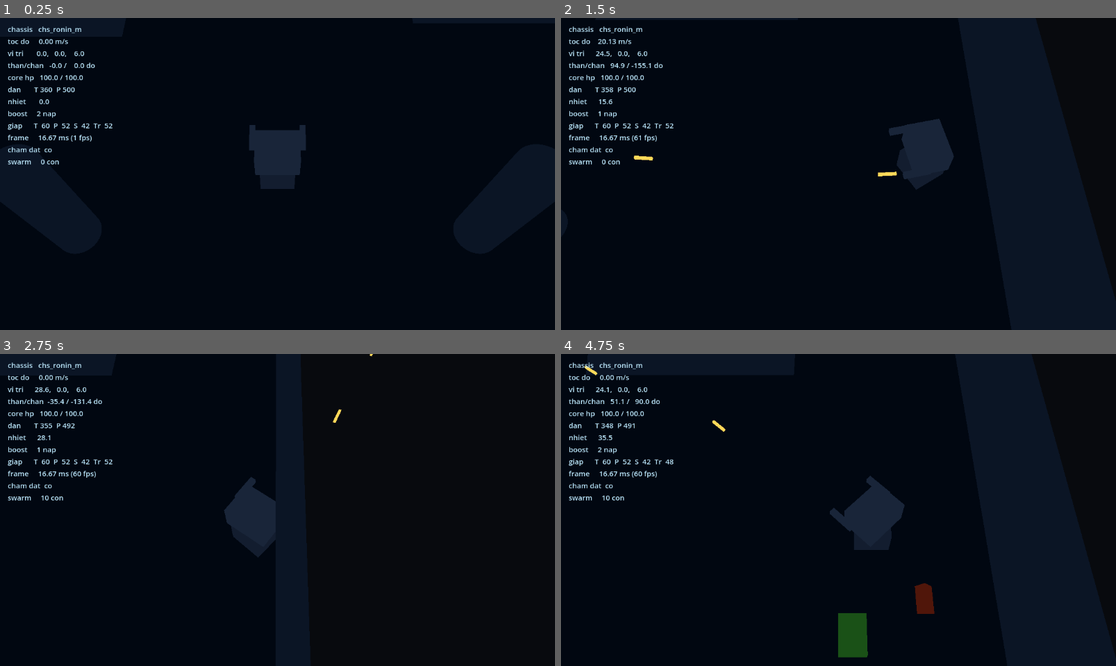
Above: before the commit, frames 1-4 (two rows, left to right).
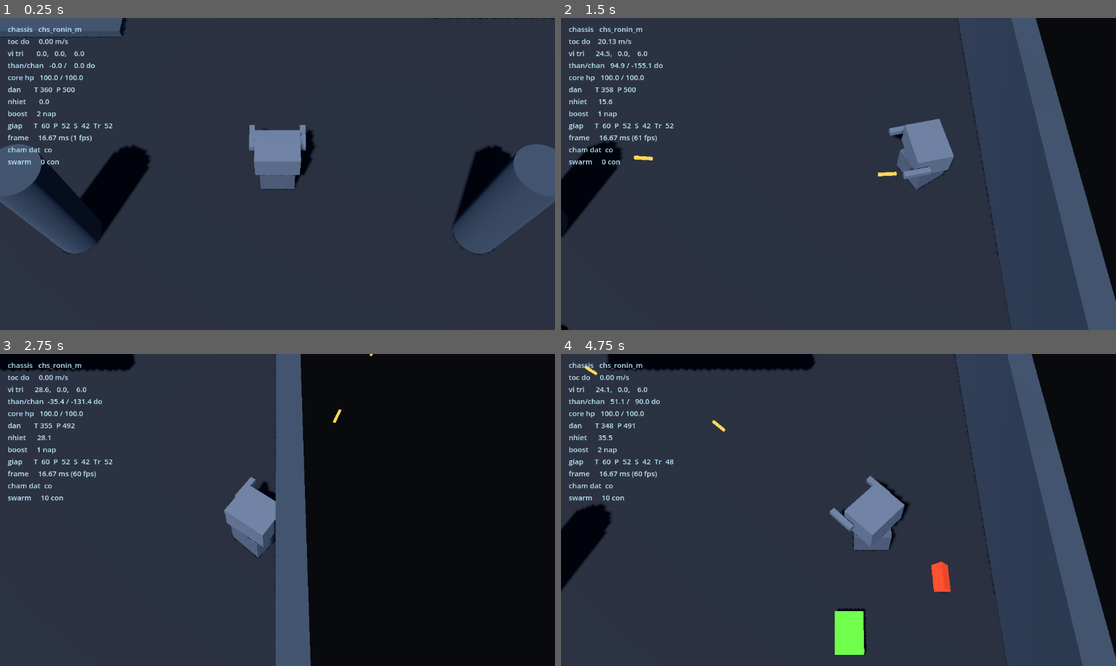
Above: after the commit, the same moments.

Repository: dat-j/AlienShooter
Game: Godot game, scene res://scenes/main/test_arena.tscn
The game is run twice, just before and just after one commit, with the same random seed, the same clock (stepped at 60 frames per second) and the same inputs.
Inputs (mouse positions are in pixels of both pictures, inside the frame that each line leads up to):
- Up to frame 1 (0.25 s): no input
- Up to frame 2 (1.5 s): tap Enter at 0.5 s; move the mouse to (960, 158) at 0.52 s; hold D (move_right) 0.53-1.25 s; tap Space (boost) at 0.6 s; click (960, 158) at 0.67 s; drag from (727, 189) to (810, 236) at 1.27 s
- Up to frame 3 (2.75 s): move the mouse to (333, 441) at 2.02 s; hold D (move_right) from 2.03 s (still down); hold Right mouse button (fire_right) from 2.03 s (still down)
- Up to frame 4 (4.75 s): release D (move_right) at 2.75 s; release Right mouse button (fire_right) at 2.75 s; drag from (810, 572) to (672, 463) at 2.77 s; move the mouse to (1005, 556) at 3.52 s; hold A (move_left) 3.53-4.25 s; tap Q (module_1) at 3.6 s; drag from (672, 463) to (755, 432) at 4.27 s

The runs differ from the first frame. In frame 1, 95% of the frame differs, in the area x 0-100%, y 0-100%; in frame 2, 91%; in frame 3, 54%; in frame 4, 90%.

Commit message:
fix: đèn sân tập chiếu ngược lên trời làm cả cảnh đen sì
Hằng số Transform3D trong .tscn là row-major, không phải theo trục — ma trận
xoay tự tính lúc sinh scene bị chuyển vị nên DirectionalLight3D chiếu lên
trời và ambient lấy từ sky trong khi nền là màu đặc. Kết quả: chỉ vật liệu
unshaded (đạn) hiện lên.

Đèn và dốc nay khai báo bằng rotation_degrees để Godot tự dựng basis; ambient
chuyển sang nguồn COLOR. Thêm tools/capture_frame.gd để chụp thẳng khung hình
và cảnh báo khi đèn chiếu sai chiều hoặc không có camera.

Co-Authored-By: Claude Opus 5 <noreply@anthropic.com>

Diff:
--- a/scenes/main/test_arena.tscn
+++ b/scenes/main/test_arena.tscn
@@ -10,9 +10,9 @@
 [sub_resource type="Environment" id="Environment_arena"]
 background_mode = 1
 background_color = Color(0.03, 0.04, 0.055, 1)
-ambient_light_source = 3
-ambient_light_color = Color(0.45, 0.55, 0.7, 1)
-ambient_light_energy = 0.6
+ambient_light_source = 2
+ambient_light_color = Color(0.4, 0.5, 0.68, 1)
+ambient_light_energy = 0.45
 
 [sub_resource type="StandardMaterial3D" id="Mat_floor"]
 albedo_color = Color(0.11, 0.13, 0.16, 1)
@@ -80,7 +80,9 @@
 environment = SubResource("Environment_arena")
 
 [node name="DirectionalLight3D" type="DirectionalLight3D" parent="."]
-transform = Transform3D(0.906308, 0, 0.422618, 0.346189, 0.573576, -0.742404, -0.242404, 0.819152, 0.519837, 0, 20, 0)
+transform = Transform3D(1, 0, 0, 0, 1, 0, 0, 0, 1, 0, 20, 0)
+rotation_degrees = Vector3(-55, -25, 0)
+light_energy = 1.2
 shadow_enabled = true
 
 [node name="Floor" type="StaticBody3D" parent="."]
@@ -144,7 +146,8 @@
 shape = SubResource("Shape_wall_x")
 
 [node name="Ramp" type="StaticBody3D" parent="."]
-transform = Transform3D(1, 0, -0, -0, 0.951057, -0.309017, 0, 0.309017, 0.951057, 14, 1.6, -10)
+transform = Transform3D(1, 0, 0, 0, 1, 0, 0, 0, 1, 14, 1.6, -10)
+rotation_degrees = Vector3(-18, 0, 0)
 collision_layer = 1
 collision_mask = 0
 
--- a/scenes/player/mech.tscn
+++ b/scenes/player/mech.tscn
@@ -128,5 +128,6 @@
 
 [node name="Camera3D" type="Camera3D" parent="CameraRig"]
 current = true
-transform = Transform3D(1, 0, 0, 0, 0.469472, -0.882948, 0, 0.882948, 0.469472, 0, 19.4248, 10.3284)
+transform = Transform3D(1, 0, 0, 0, 1, 0, 0, 0, 1, 0, 19.4248, 10.3284)
+rotation_degrees = Vector3(-62, 0, 0)
 fov = 38.0
--- /dev/null
+++ b/tools/capture_frame.gd
@@ -0,0 +1,45 @@
+extends SceneTree
+
+## Công cụ debug: nạp một scene, chạy vài frame rồi lưu ảnh viewport ra PNG.
+## Dùng để kiểm tra thật sự render ra cái gì mà không cần ngồi nhìn cửa sổ.
+##
+##   godot --path <dự án> --script res://tools/capture_frame.gd
+##
+## KHÔNG chạy với --headless: headless không có thiết bị render nên ảnh sẽ rỗng.
+## Ảnh nằm ở user://capture.png (Windows: %APPDATA%/Godot/app_userdata/IRONHIVE).
+
+const SCENE_PATH: String = "res://scenes/main/test_arena.tscn"
+const OUT_PATH: String = "user://capture.png"
+const WARMUP_FRAMES: int = 30
+
+
+func _initialize() -> void:
+    var packed: PackedScene = load(SCENE_PATH) as PackedScene
+    if packed == null:
+        printerr("Không nạp được ", SCENE_PATH)
+        quit()
+        return
+    root.add_child(packed.instantiate())
+    _run.call_deferred()
+
+
+func _run() -> void:
+    for _i: int in range(WARMUP_FRAMES):
+        await process_frame
+    var image: Image = root.get_texture().get_image()
+    print("SAVED ", ProjectSettings.globalize_path(OUT_PATH), " err=", image.save_png(OUT_PATH))
+    _print_scene_diagnostics()
+    quit()
+
+
+## In ra những thứ hay hỏng thầm lặng: không có camera, đèn chiếu sai chiều.
+func _print_scene_diagnostics() -> void:
+    var camera: Camera3D = root.get_viewport().get_camera_3d()
+    print("CAMERA=", "KHÔNG CÓ" if camera == null else str(camera.global_position))
+    for node: Node in root.find_children("*", "DirectionalLight3D", true, false):
+        var light: DirectionalLight3D = node as DirectionalLight3D
+        var direction: Vector3 = -light.global_transform.basis.z
+        print("LIGHT %s energy=%.2f dir=%s %s" % [
+            light.name, light.light_energy, direction,
+            "(CHIẾU NGƯỢC LÊN TRỜI)" if direction.y > 0.0 else ""
+        ])
Not shown, added: tools/capture_frame.gd.uid
